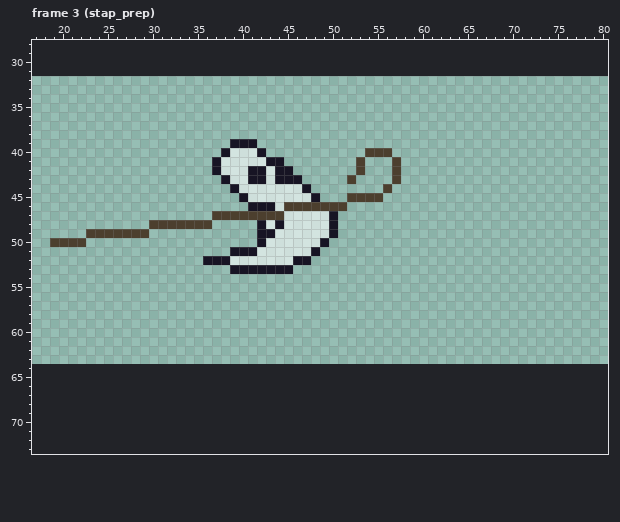
One commit to this pixel-art file: Assets/Graphics/Enemies/Spear_Spirit/Spear_Spear.aseprite. The picture above was drawn from the file before the commit.
96x32 pixels, 11 frames. Shown: frame 3 (stap_prep): x 17..80, y 28..73. The old version is drawn lined up with the new one, on the new canvas. The commit also changed other frames, which this record leaves out.
Now the later version:
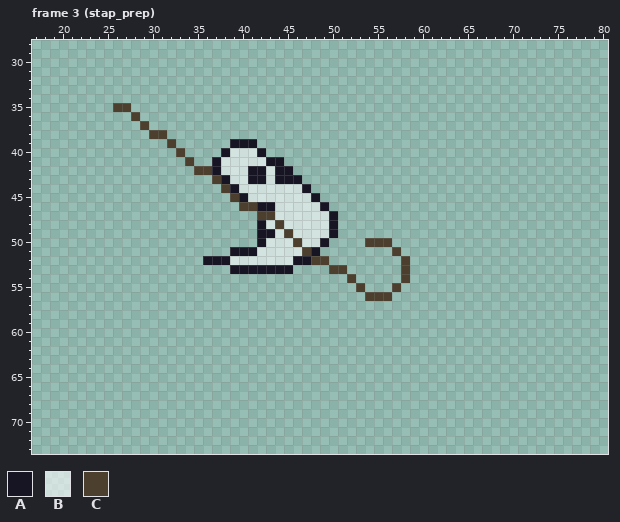
Palette (. is transparent): A #171424  B #ffffff95  C #4c3f2e
Diff:
canvas 96x32 -> 96x96, the old top-left corner now at 0,32
Frame 3 (stap_prep):
The edit turns colour C into colour A in row 46 at x 49.
The edit turns colour C into colour B in row 46 at x 45 to 48; in row 47 at x 44.
There is now colour C in row 35 at x 26 to 27; in row 36 at x 28; in row 37 at x 29; in row 38 at x 30 to 31; in row 39 at x 32; in row 40 at x 33.
There is now colour C in row 41 at x 34; in row 42 at x 35 to 36; in row 43 at x 37; in row 44 at x 38; in row 45 at x 39; in row 46 at x 40.
There is now colour C in row 50 at x 54 to 56; in row 51 at x 57; in row 52 at x 48 to 49 and 58; in row 53 at x 50 to 51 and 58; in row 54 at x 52 and 58; in row 55 at x 53 and 57.
There is now colour C in row 56 at x 54 to 56.
The edit turns colour A into colour C in row 46 at x 41; in row 48 at x 44.
The edit turns colour B into colour C in row 49 at x 45; in row 50 at x 46; in row 51 at x 47.
Colour C is removed in row 40 at x 54 to 56; in rows 41 to 42 at x 53 and 57; in row 43 at x 52 and 57; in row 44 at x 56; in row 45 at x 52 to 55; in row 46 at x 50 to 51.
Colour C is removed in row 47 at x 37 to 41; in row 48 at x 30 to 36; in row 49 at x 23 to 29; in row 50 at x 19 to 22.
Boxes around the changes in both pictures, in picture pixels (x1, y1, x2, y2):
changed: (50, 103, 410, 301)
